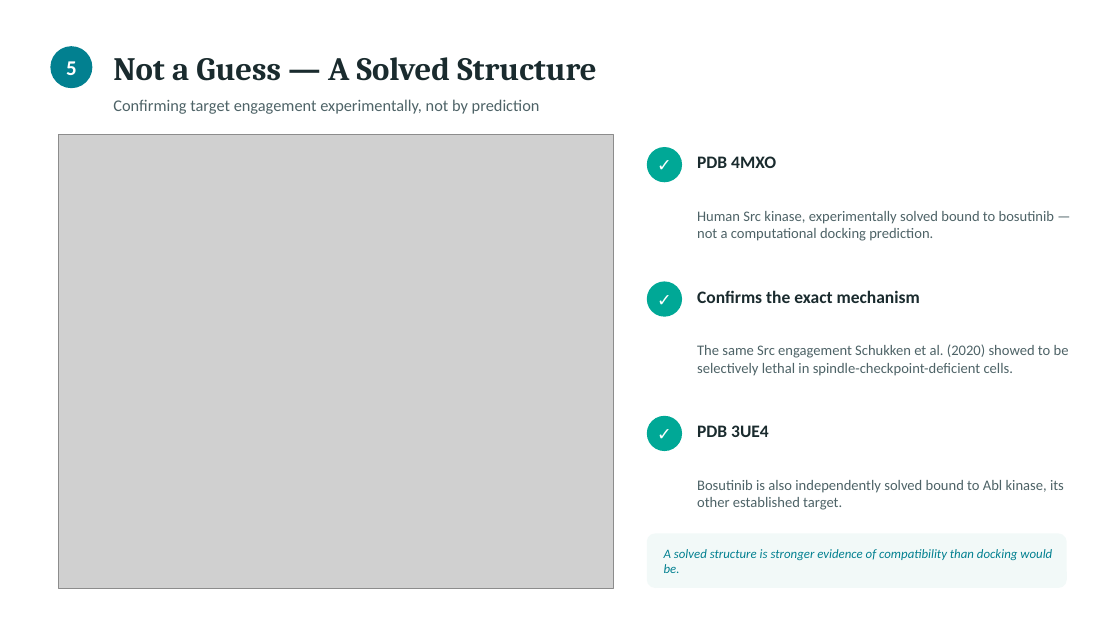
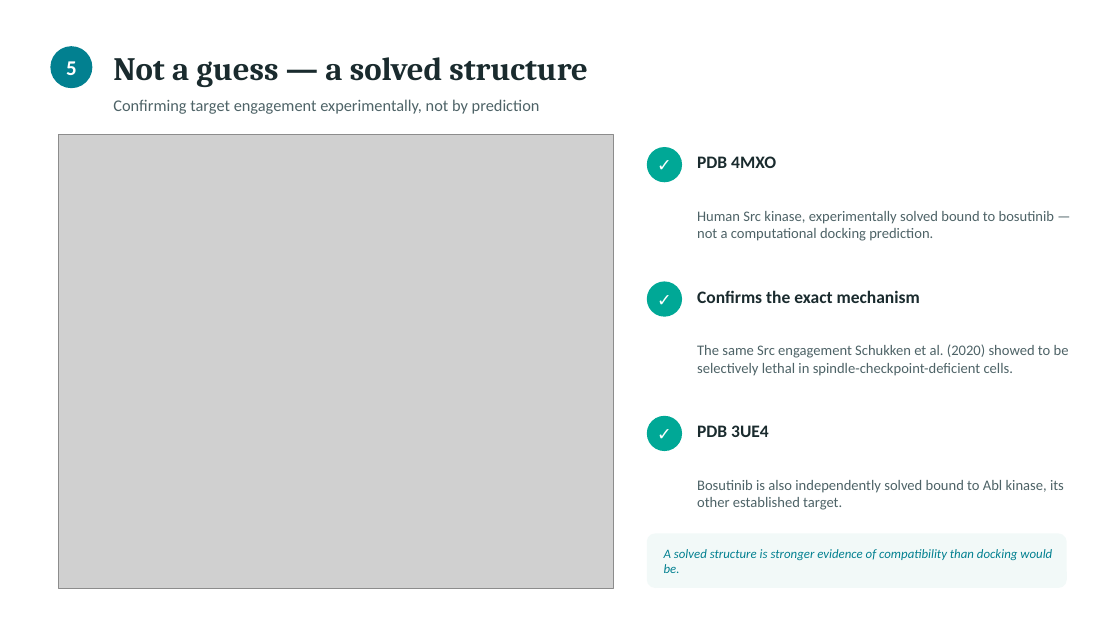
Before and after one commit to RuizHernandez/mva-hackathon-2026, a slide deck: slide 5 of Track 2/pitch_deck.pptx. Drawn at 1120x630 pixels with LibreOffice and Linux fonts; fonts in the diff are those of the drawing; grey boxes stand for pictures. Boxes give left, top, right and bottom in pixels: in the first picture for what was removed or moved away, otherwise in the second. Text is boxed around its words. In the diff, an @@ line names an element or a change of style, - is before the commit and + after.

```diff
--- a/Track 2/pitch_deck.pptx
+++ b/Track 2/pitch_deck.pptx
@@ text at (113,57,588,87): text changed @@
-Not a Guess — A Solved Structure
+Not a guess — a solved structure
```
Also in this commit, not shown: 6 other slides changed.
